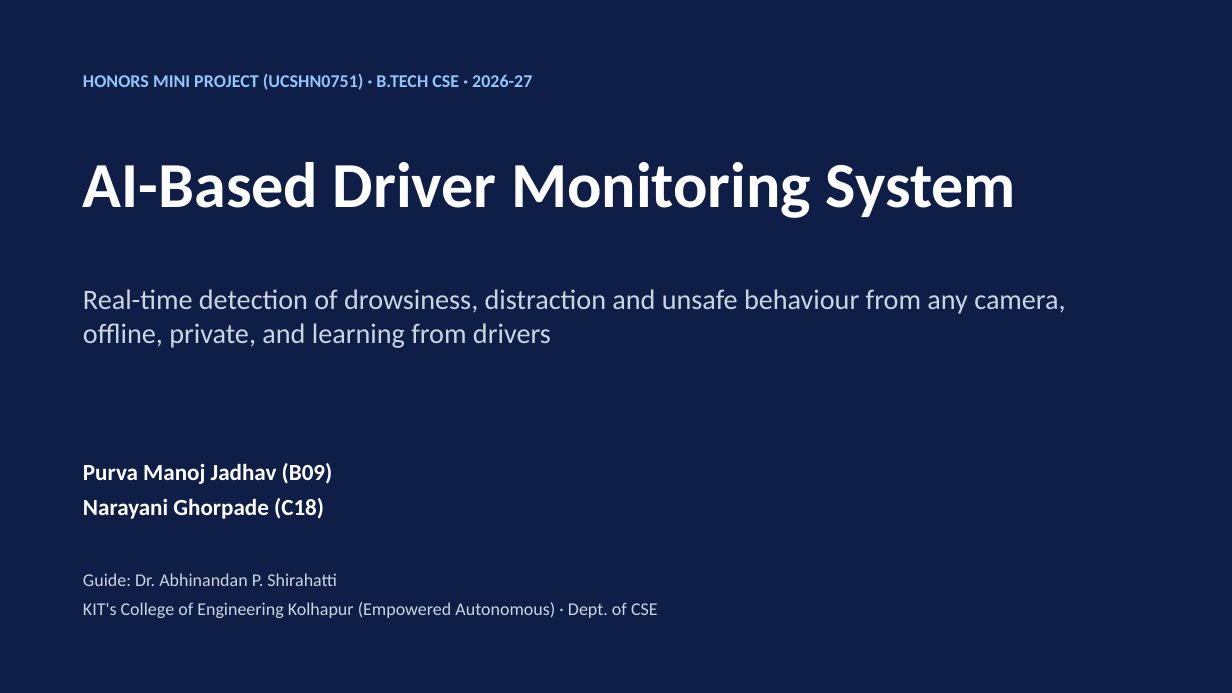
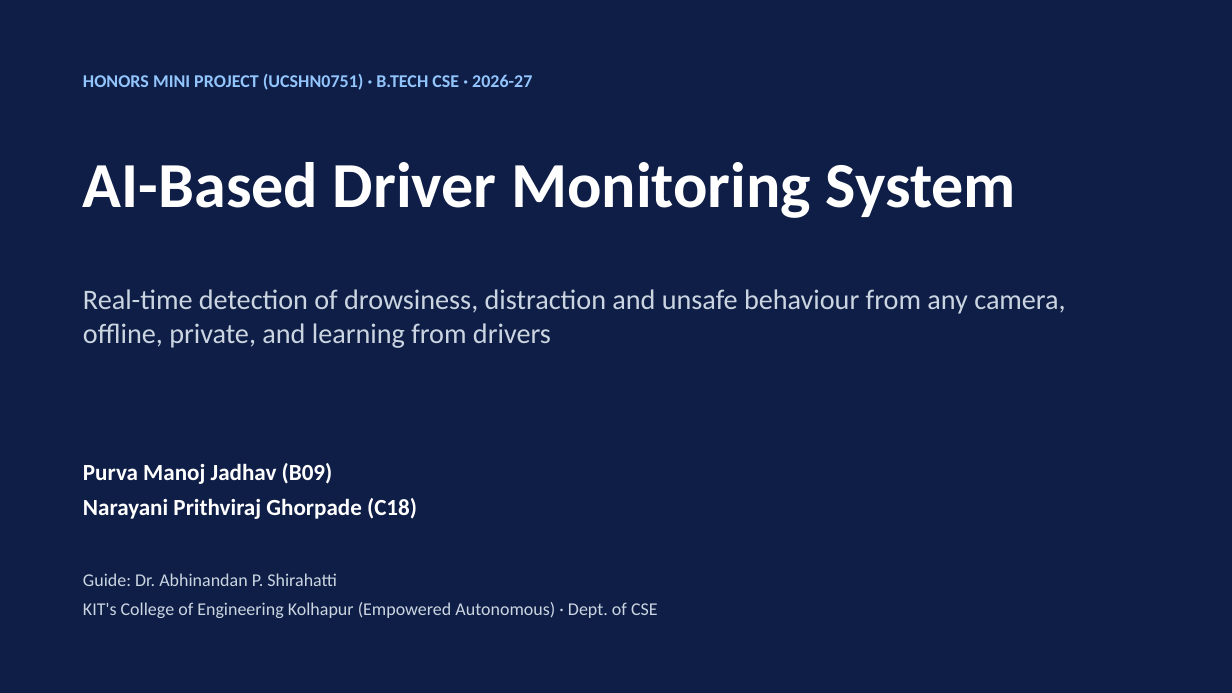
Before and after one commit to Narayani26/AI-Driver-monitoring-system, a slide deck: slide 1 of docs/submission/DMS_Presentation.pptx. Drawn at 1232x693 pixels with LibreOffice and Linux fonts; fonts in the diff are those of the drawing. Boxes give left, top, right and bottom in pixels: in the first picture for what was removed or moved away, otherwise in the second. Text is boxed around its words. In the diff, an @@ line names an element or a change of style, - is before the commit and + after.

```diff
--- a/docs/submission/DMS_Presentation.pptx
+++ b/docs/submission/DMS_Presentation.pptx
@@ text at <box>83,498,417,519</box>: text changed @@
-Narayani Ghorpade (C18)
+Narayani Prithviraj Ghorpade (C18)
```
Also in this commit, not shown: 7 other files.
